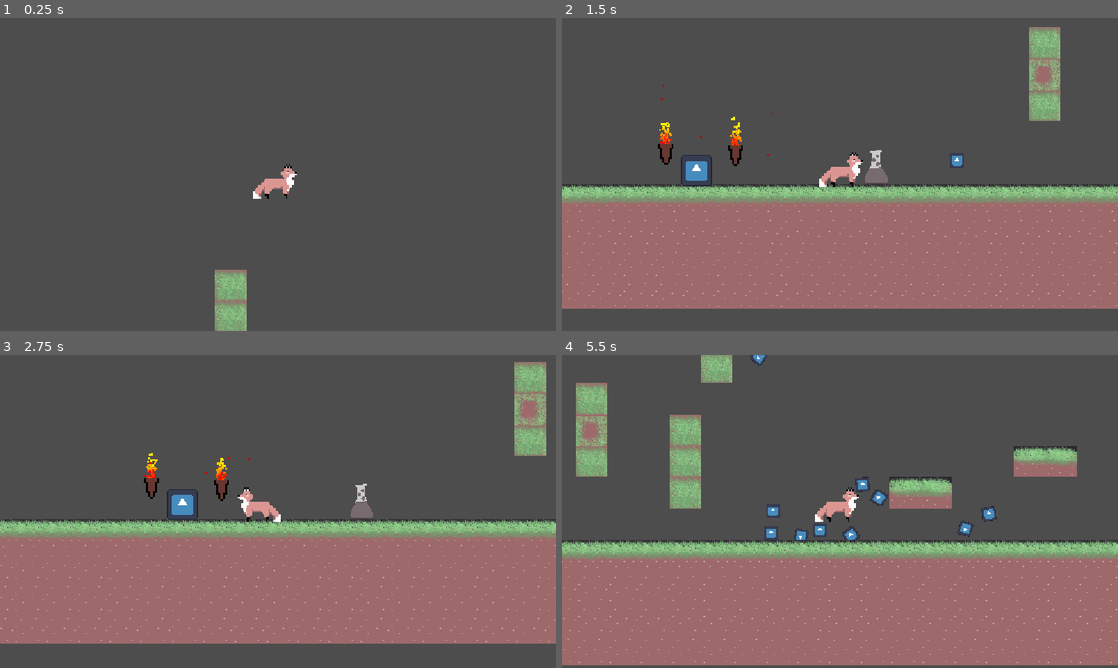
Above: before the commit, frames 1-4 (two rows, left to right).
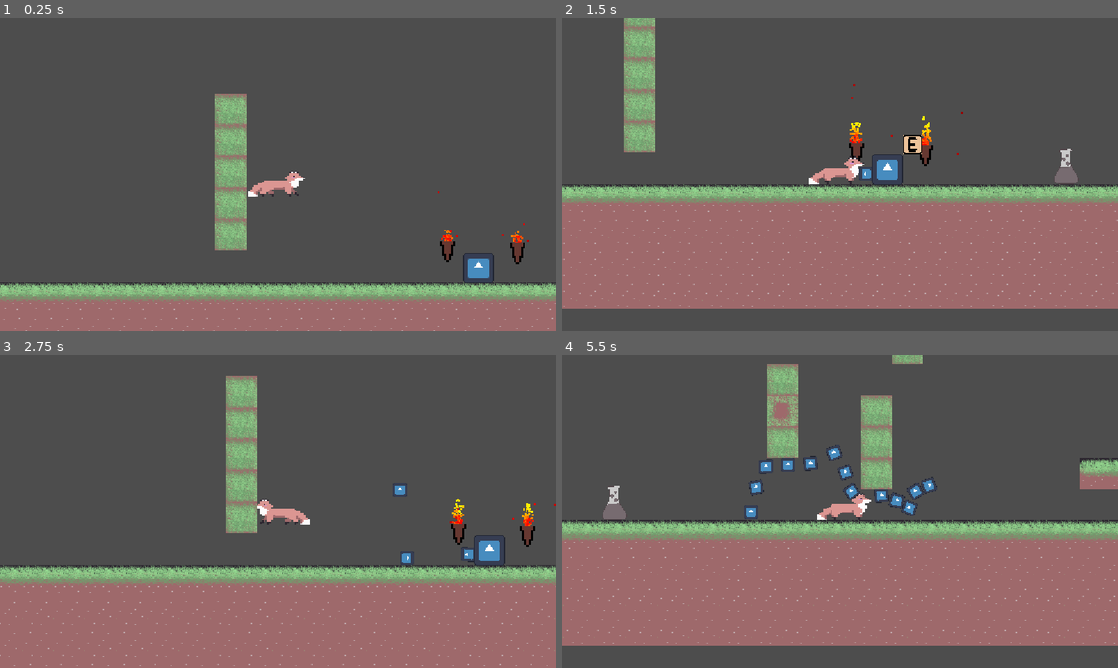
Above: after the commit, the same moments.

Repository: skueee/jame-gam-26
Game: Godot game, scene res://main.tscn
The game is run twice, just before and just after one commit, with the same random seed, the same clock (stepped at 60 frames per second) and the same inputs. The engine's default icon, where the game draws it, is replaced by a stand-in: a white triangle on a blue panel in a dark square.
Inputs (mouse positions are in pixels of both pictures, inside the frame that each line leads up to):
- Up to frame 1 (0.25 s): no input
- Up to frame 2 (1.5 s): tap Enter at 0.5 s; move the mouse to (962, 158) at 0.52 s; hold Right (right) from 0.53 s (still down); tap Shift (bridge) at 0.6 s; click (962, 158) at 0.67 s; tap Up (up) at 0.77, 1.07 s; tap Q (throw) at 0.8, 1.35 s; move the mouse to (728, 190) at 1.27 s
- Up to frame 3 (2.75 s): tap Up (up) at 1.52, 1.55, 1.82, 2.1 s; move the mouse to (333, 442) at 2.02 s; release Right (right) at 2.03 s; hold Left (left) from 2.03 s (still down); tap Shift (bridge) at 2.3 s
- Up to frame 4 (5.5 s): move the mouse to (812, 574) at 2.77 s; release Left (left) at 2.78 s; hold Right (right) 2.78-4.28 s; tap Shift (bridge) at 2.85, 4.55 s; click (812, 574) at 2.92 s; tap Up (up) at 3.02, 3.32, 3.77, 3.8, 4.07, 4.52, 4.82 s; tap Q (throw) at 3.05, 5.1 s; move the mouse to (1006, 558) at 3.52 s; tap Space (continue) at 3.6 s; move the mouse to (673, 464) at 4.27 s; hold Left (left) 4.28-5.03 s; tap Down (shield) at 4.35 s; move the mouse to (867, 511) at 5.02 s; hold Right (right) from 5.03 s (still down); click (867, 511) at 5.17 s

The runs differ from the first frame. In frame 1, 19% of the frame differs, in the area x 0-100%, y 24-100%; in frame 2, 9.0%; in frame 3, 34%, in the area x 0-100%, y 2-100%; in frame 4, 30%.

Commit message:
Kite - Added animation, bunch of things are broken with the player, be patient  and DO NOT TOUCH

Diff:
--- a/main.tscn
+++ b/main.tscn
@@ -14,11 +14,11 @@
 texture = ExtResource("2_5vw27")
 texture_region_size = Vector2i(416, 416)
 0:0/0 = 0
-0:0/0/physics_layer_0/polygon_0/points = PackedVector2Array(208, -144.36775, -208, -147.50616, -208, 208, 208, 208)
+0:0/0/physics_layer_0/polygon_0/points = PackedVector2Array(-208, -208, 208, -208, 208, 208, -208, 208)
 1:0/0 = 0
-1:0/0/physics_layer_0/polygon_0/points = PackedVector2Array(208, -144.36775, -208, -147.50616, -208, 208, 208, 208)
+1:0/0/physics_layer_0/polygon_0/points = PackedVector2Array(-208, -208, 208, -208, 208, 208, -208, 208)
 2:0/0 = 0
-2:0/0/physics_layer_0/polygon_0/points = PackedVector2Array(208, -144.36775, -208, -147.50616, -208, 208, 208, 208)
+2:0/0/physics_layer_0/polygon_0/points = PackedVector2Array(-208, -208, 208, -208, 208, 208, -208, 208)
 0:1/0 = 0
 0:1/0/physics_layer_0/polygon_0/points = PackedVector2Array(-208, -208, 208, -208, 208, 208, -208, 208)
 1:1/0 = 0
@@ -38,11 +38,6 @@
 sources/1 = SubResource("TileSetAtlasSource_kek77")
 
 [node name="main" type="Node2D" unique_id=379423558]
-
-[node name="player" parent="." unique_id=1888012525 instance=ExtResource("1_ig7tw")]
-z_index = 4
-position = Vector2(0, -91)
-bridge_throw_cd = 0.25
 
 [node name="Tilemap" type="Node" parent="." unique_id=629510787]
 
@@ -82,3 +77,7 @@
 
 [node name="enemy" parent="." unique_id=1733318048 instance=ExtResource("3_kek77")]
 position = Vector2(948, 7)
+
+[node name="player" parent="." unique_id=1888012525 instance=ExtResource("1_ig7tw")]
+
+[editable path="enemy"]
--- a/player.tscn
+++ b/player.tscn
@@ -1,119 +1,60 @@
 [gd_scene format=3 uid="uid://br7ggdqod8yod"]
 
 [ext_resource type="Script" uid="uid://4jwet6rufjd6" path="res://player.gd" id="1_onrkg"]
-[ext_resource type="Texture2D" uid="uid://cl6tjg4xxqva0" path="res://assets/player/player.png" id="2_onrkg"]
+[ext_resource type="Texture2D" uid="uid://b0tvxe76d1vqg" path="res://image.png" id="2_onrkg"]
+
+[sub_resource type="AtlasTexture" id="AtlasTexture_i3pqv"]
+atlas = ExtResource("2_onrkg")
+region = Rect2(0, 0, 128, 128)
+
+[sub_resource type="AtlasTexture" id="AtlasTexture_hqtel"]
+atlas = ExtResource("2_onrkg")
+region = Rect2(0, 128, 128, 128)
+
+[sub_resource type="AtlasTexture" id="AtlasTexture_sweqy"]
+atlas = ExtResource("2_onrkg")
+region = Rect2(0, 256, 128, 128)
+
+[sub_resource type="AtlasTexture" id="AtlasTexture_2hs0m"]
+atlas = ExtResource("2_onrkg")
+region = Rect2(0, 384, 128, 128)
+
+[sub_resource type="AtlasTexture" id="AtlasTexture_1jxqw"]
+atlas = ExtResource("2_onrkg")
+region = Rect2(0, 512, 128, 128)
+
+[sub_resource type="AtlasTexture" id="AtlasTexture_dw050"]
+atlas = ExtResource("2_onrkg")
+region = Rect2(0, 640, 128, 128)
+
+[sub_resource type="SpriteFrames" id="SpriteFrames_4flbx"]
+animations = [{
+"frames": [{
+"duration": 1.0,
+"texture": SubResource("AtlasTexture_i3pqv")
+}, {
+"duration": 1.0,
+"texture": SubResource("AtlasTexture_hqtel")
+}, {
+"duration": 1.0,
+"texture": SubResource("AtlasTexture_sweqy")
+}, {
+"duration": 1.0,
+"texture": SubResource("AtlasTexture_2hs0m")
+}, {
+"duration": 1.0,
+"texture": SubResource("AtlasTexture_1jxqw")
+}, {
+"duration": 1.0,
+"texture": SubResource("AtlasTexture_dw050")
+}],
+"loop": 1,
+"name": &"run",
+"speed": 12.0
+}]
 
 [sub_resource type="RectangleShape2D" id="RectangleShape2D_ukc20"]
-size = Vector2(20.75, 17.519531)
-
-[sub_resource type="Animation" id="Animation_onrkg"]
-length = 0.001
-tracks/0/type = "value"
-tracks/0/imported = false
-tracks/0/enabled = true
-tracks/0/path = NodePath("Sprite2D:position")
-tracks/0/interp = 1
-tracks/0/loop_wrap = true
-tracks/0/keys = {
-"times": PackedFloat32Array(0),
-"transitions": PackedFloat32Array(1),
-"update": 0,
-"values": [Vector2(-4.7683716e-07, -3)]
-}
-tracks/1/type = "value"
-tracks/1/imported = false
-tracks/1/enabled = true
-tracks/1/path = NodePath("Sprite2D:rotation")
-tracks/1/interp = 1
-tracks/1/loop_wrap = true
-tracks/1/keys = {
-"times": PackedFloat32Array(0),
-"transitions": PackedFloat32Array(1),
-"update": 0,
-"values": [0.0]
-}
-tracks/2/type = "value"
-tracks/2/imported = false
-tracks/2/enabled = true
-tracks/2/path = NodePath("Sprite2D:scale")
-tracks/2/interp = 1
-tracks/2/loop_wrap = true
-tracks/2/keys = {
-"times": PackedFloat32Array(0),
-"transitions": PackedFloat32Array(1),
-"update": 0,
-"values": [Vector2(0.01614868, 0.01614868)]
-}
-tracks/3/type = "value"
-tracks/3/imported = false
-tracks/3/enabled = true
-tracks/3/path = NodePath("Camera2D:zoom")
-tracks/3/interp = 1
-tracks/3/loop_wrap = true
-tracks/3/keys = {
-"times": PackedFloat32Array(0),
-"transitions": PackedFloat32Array(1),
-"update": 0,
-"values": [Vector2(4, 4)]
-}
-
-[sub_resource type="Animation" id="Animation_i3pqv"]
-resource_name = "die"
-length = 0.7
-tracks/0/type = "value"
-tracks/0/imported = false
-tracks/0/enabled = true
-tracks/0/path = NodePath("Sprite2D:rotation")
-tracks/0/interp = 1
-tracks/0/loop_wrap = true
-tracks/0/keys = {
-"times": PackedFloat32Array(0, 0.13333334, 0.7),
-"transitions": PackedFloat32Array(1.366041, 2.1435478, 1),
-"update": 0,
-"values": [0.0, 0.08726646259971647, 6.2831855]
-}
-tracks/1/type = "value"
-tracks/1/imported = false
-tracks/1/enabled = true
-tracks/1/path = NodePath("Sprite2D:scale")
-tracks/1/interp = 1
-tracks/1/loop_wrap = true
-tracks/1/keys = {
-"times": PackedFloat32Array(0.03333334, 0.1, 0.6666666),
-"transitions": PackedFloat32Array(0.5946035, 2.070531, 1),
-"update": 0,
-"values": [Vector2(0.01614868, 0.01614868), Vector2(0.018, 0.018), Vector2(0, 0)]
-}
-tracks/2/type = "value"
-tracks/2/imported = false
-tracks/2/enabled = true
-tracks/2/path = NodePath("Sprite2D:position")
-tracks/2/interp = 2
-tracks/2/loop_wrap = true
-tracks/2/keys = {
-"times": PackedFloat32Array(0, 0.2, 0.7),
-"transitions": PackedFloat32Array(0.43527535, 1.2745609, 1),
-"update": 0,
-"values": [Vector2(-4.7683716e-07, -3), Vector2(0, -9.085), Vector2(0, -15.15)]
-}
-tracks/3/type = "value"
-tracks/3/imported = false
-tracks/3/enabled = true
-tracks/3/path = NodePath("Camera2D:zoom")
-tracks/3/interp = 1
-tracks/3/loop_wrap = true
-tracks/3/keys = {
-"times": PackedFloat32Array(0, 0.7),
-"transitions": PackedFloat32Array(2.4622896, 1),
-"update": 0,
-"values": [Vector2(4, 4), Vector2(2, 2)]
-}
-
-[sub_resource type="AnimationLibrary" id="AnimationLibrary_hqtel"]
-_data = {
-&"RESET": SubResource("Animation_onrkg"),
-&"die": SubResource("Animation_i3pqv")
-}
+size = Vector2(20.75, 9)
 
 [node name="player" type="CharacterBody2D" unique_id=1888012525 groups=["player"]]
 script = ExtResource("1_onrkg")
@@ -128,20 +69,18 @@
 position_smoothing_enabled = true
 position_smoothing_speed = 20.0
 
-[node name="Sprite2D" type="Sprite2D" parent="." unique_id=1349685286]
-position = Vector2(-4.7683716e-07, -3)
-scale = Vector2(0.01614868, 0.01614868)
-texture = ExtResource("2_onrkg")
+[node name="Sprite2D" type="AnimatedSprite2D" parent="." unique_id=1202860240]
+position = Vector2(0.8114544, 25.909113)
+scale = Vector2(0.25294617, 0.16349274)
+sprite_frames = SubResource("SpriteFrames_4flbx")
+animation = &"run"
+autoplay = "run"
 offset = Vector2(-2.670288e-05, -185.77368)
 
 [node name="CollisionShape2D" type="CollisionShape2D" parent="." unique_id=1750728536]
-position = Vector2(-2.375, -2.7597656)
 shape = SubResource("RectangleShape2D_ukc20")
 
 [node name="Timer" type="Timer" parent="." unique_id=1033359897]
 
 [node name="Timer2" type="Timer" parent="." unique_id=80709999]
 wait_time = 5.0
-
-[node name="AnimationPlayer" type="AnimationPlayer" parent="." unique_id=1626688477]
-libraries/ = SubResource("AnimationLibrary_hqtel")
Binary file added: image.png
Not shown, added: image.png.import
Binary file added: untitled-autosave@50x (1).png
Not shown, added: untitled-autosave@50x (1).png.import
